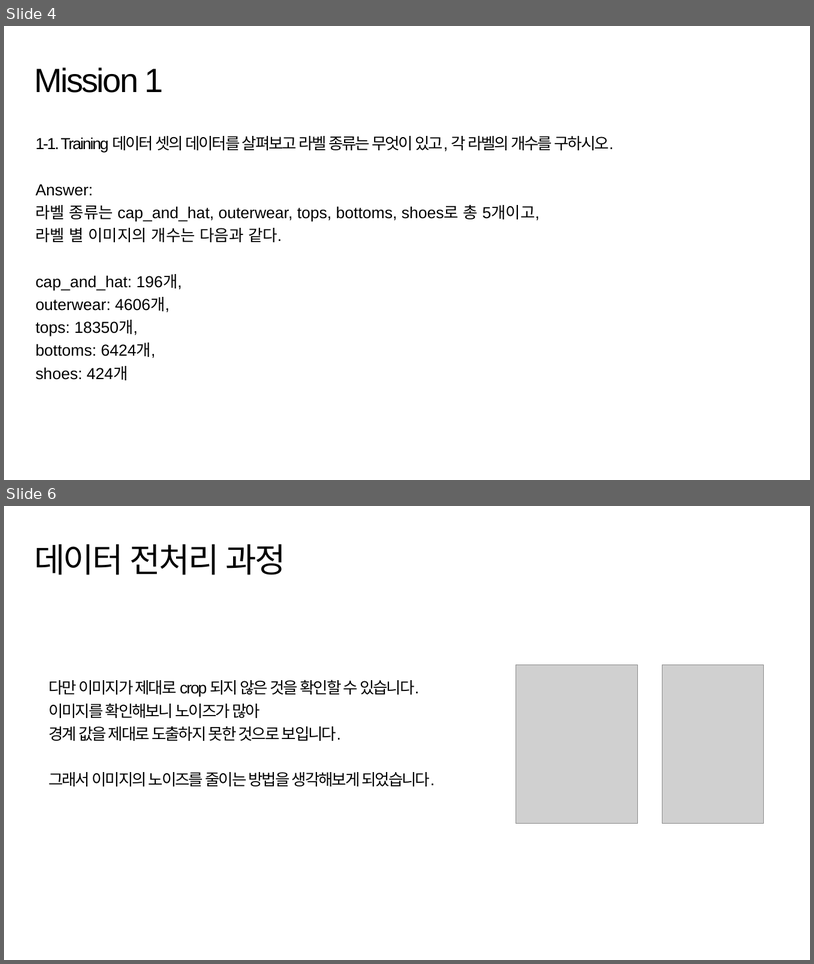
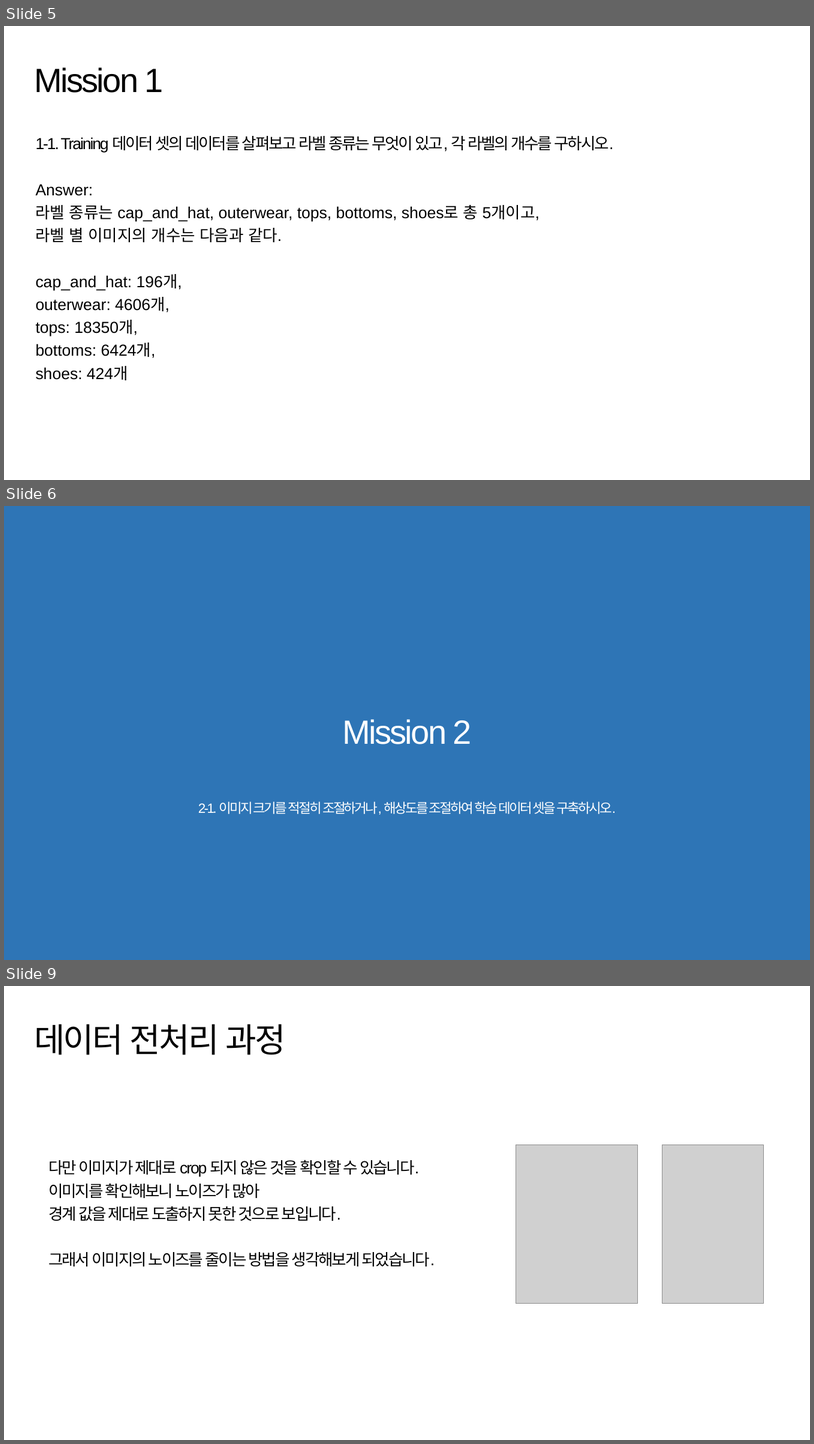
Before and after one commit to suk-6/22-dcc, a slide deck: 춘식이 발표자료.pptx. Shown one above the other, each under a label of ours: slides 4 and 6 before the commit, slides 5, 6 and 9 after it; the slides between them are not shown. The pictures are 814x964 and 814x1444 pixels, drawn with LibreOffice and Linux fonts; fonts in the diff are those of the drawing; grey boxes stand for pictures; background and template pictures are left out. Boxes give left, top, right and bottom in pixels: in the first picture for what was removed or moved away, otherwise in the second. Text is boxed around its words. In the diff, an @@ line names an element or a change of style, - is before the commit and + after.

```diff
--- a/춘식이 발표자료.pptx
+++ b/춘식이 발표자료.pptx
@@ slide 6 added at <box>4,506,810,960</box>, background #2E75B6 @@
@@ title added at <box>342,719,472,744</box>, 40 pt, text #FFFFFF @@
+Mission 2
@@ text added at <box>198,801,616,814</box>, 16 pt, text #FFFFFF @@
+2-1. 이미지 크기를 적절히 조절하거나, 해상도를 조절하여 학습 데이터 셋을 구축하시오.
@@ what was slide 4 is now slide 5 @@
@@ what was slide 6 is now slide 9 @@
```
Also in this commit, not shown: 3 slides changed, 2 other slides added.
